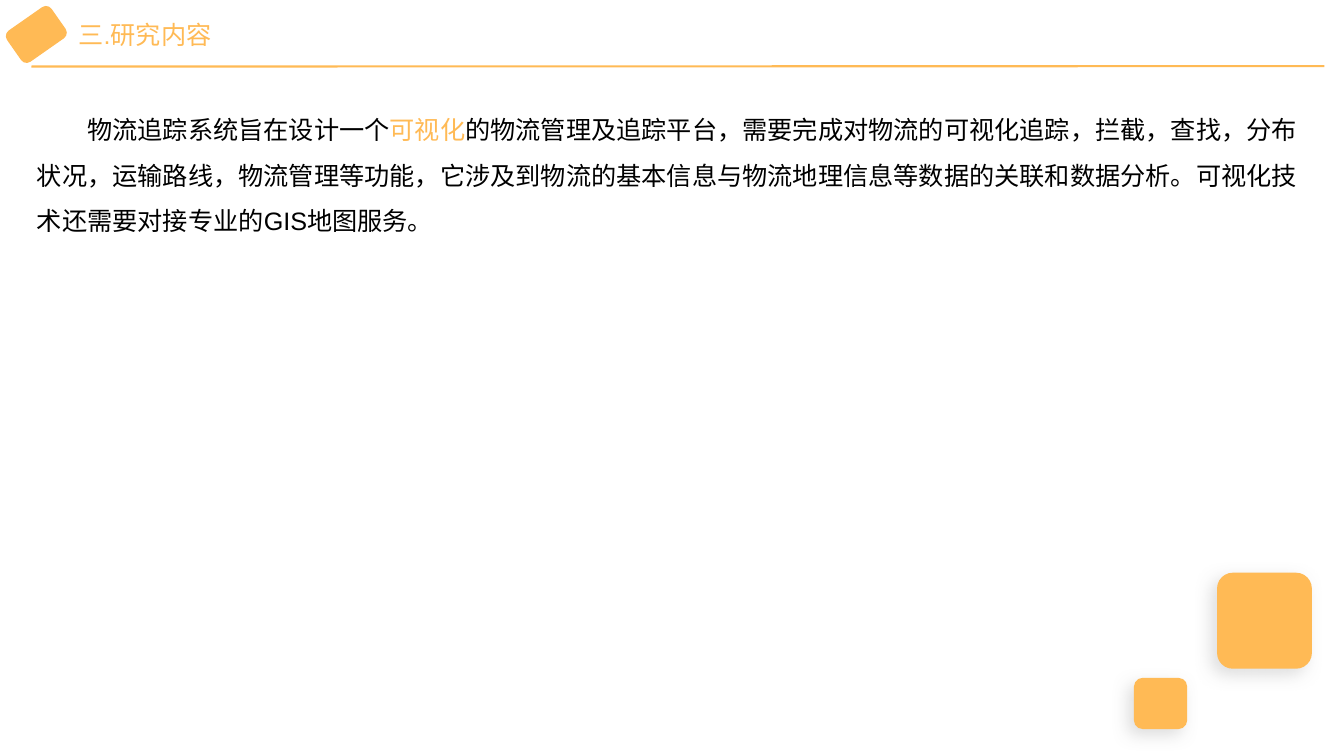
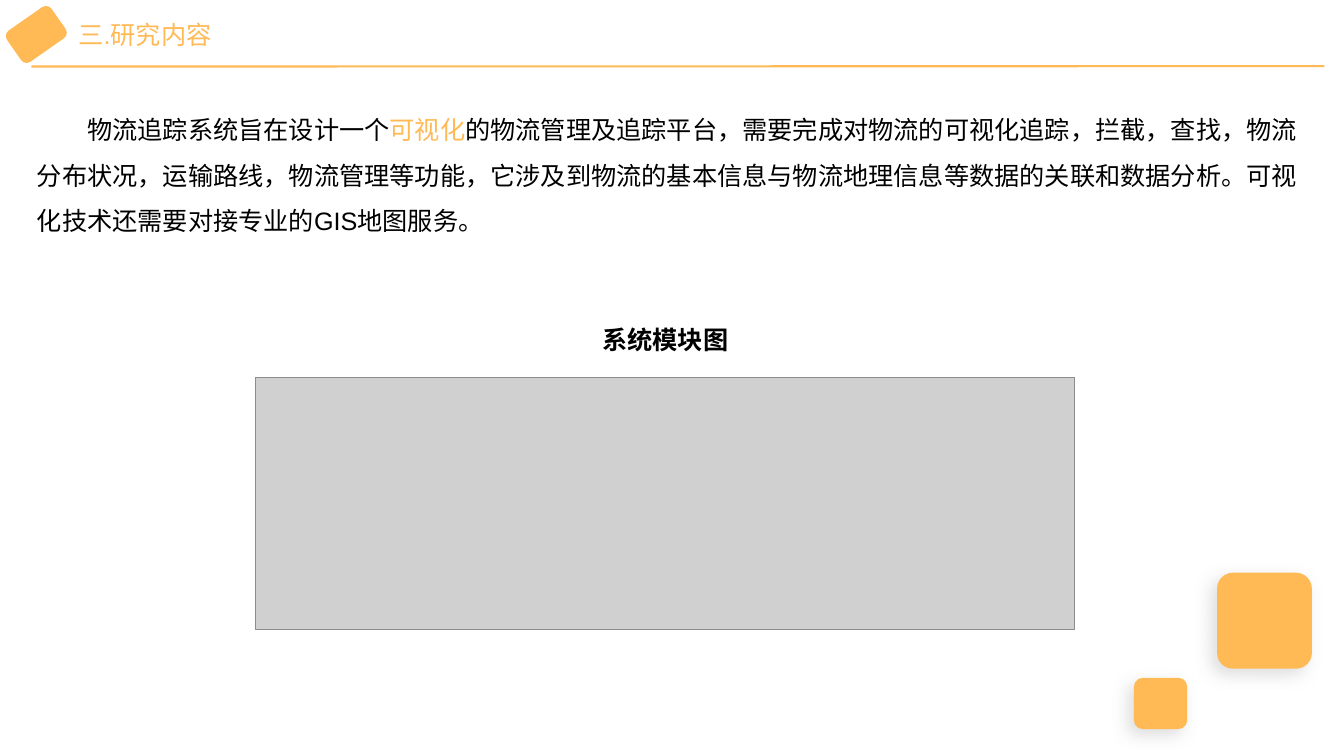
Before and after one commit to wu-yu-pei/graduation-design-file, a slide deck: slide 4 of 开题报告演讲PPT.pptx. Drawn at 1344x756 pixels with LibreOffice and Linux fonts; fonts in the diff are those of the drawing; grey boxes stand for pictures. Boxes give left, top, right and bottom in pixels: in the first picture for what was removed or moved away, otherwise in the second. Text is boxed around its words. In the diff, an @@ line names an element or a change of style, - is before the commit and + after.

```diff
--- a/开题报告演讲PPT.pptx
+++ b/开题报告演讲PPT.pptx
@@ text at (37,117,1297,232): text changed @@
-物流追踪系统旨在设计一个可视化的物流管理及追踪平台，需要完成对物流的可视化追踪，拦截，查找，分布状况，运输路线，物流管理等功能，它涉及到物流的基本信息与物流地理信息等数据的关联和数据分析。可视化技术还需要对接专业的GIS地图服务。
+物流追踪系统旨在设计一个可视化的物流管理及追踪平台，需要完成对物流的可视化追踪，拦截，查找，物流分布状况，运输路线，物流管理等功能，它涉及到物流的基本信息与物流地理信息等数据的关联和数据分析。可视化技术还需要对接专业的GIS地图服务。
@@ text added at (602,327,728,352), 18 pt, text #000000, bold @@
+系统模块图
@@ picture added at (256,378,1075,630) @@
```
Also in this commit, not shown: 1 other file.
